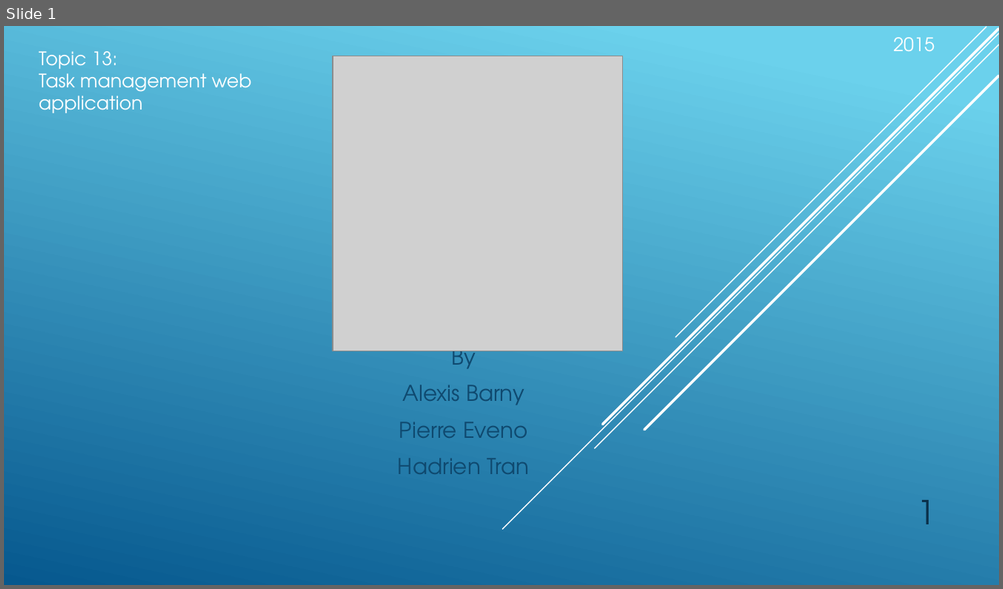
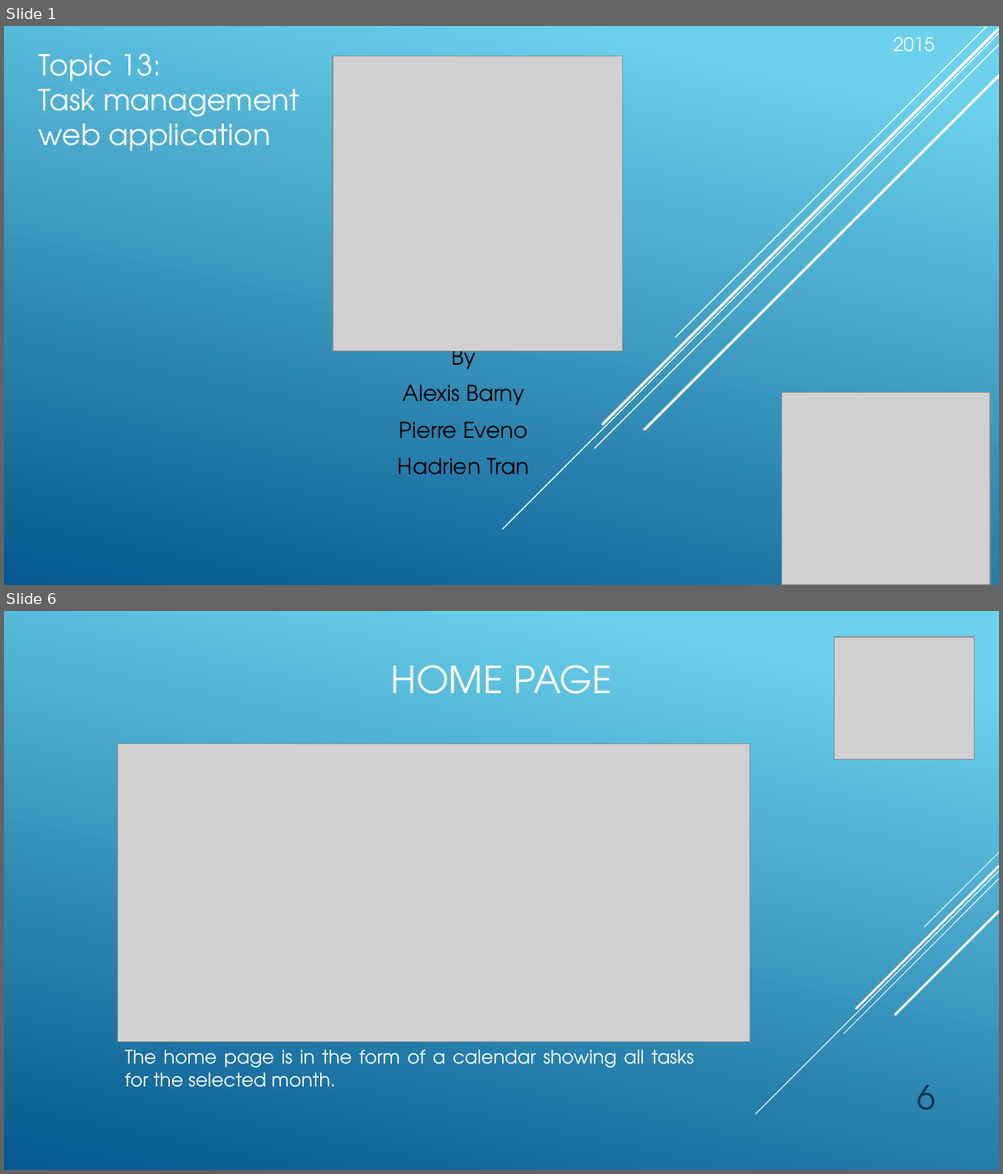
Before and after one commit to abarny/PTDawinSujet13, a slide deck: TeamShare.pptx. Shown one above the other, each under a label of ours: slide 1 before the commit, slides 1 and 6 after it; the slides between them are not shown. The pictures are 1003x589 and 1003x1174 pixels, drawn with LibreOffice and Linux fonts; fonts in the diff are those of the drawing; grey boxes stand for pictures. Boxes give left, top, right and bottom in pixels: in the first picture for what was removed or moved away, otherwise in the second. Text is boxed around its words. In the diff, an @@ line names an element or a change of style, - is before the commit and + after.

```diff
--- a/TeamShare.pptx
+++ b/TeamShare.pptx
@@ slide 6 added at (4, 611, 999, 1170), background gradient #6ED2EB to #06588E @@
@@ picture added at (834, 637, 974, 760) @@
@@ title added at (391, 665, 612, 694), 36 pt, text #FFFFFF @@
+HOME PAGE
@@ picture added at (117, 744, 749, 1042) @@
@@ group added at (755, 853, 999, 1115): 5 lines @@
@@ text added at (125, 1050, 694, 1088), 18 pt, text #FFFFFF @@
+The home page is in the form of a calendar showing all tasks for the selected month.
@@ page number added at (916, 1085, 935, 1111), 32 pt, text #0A304A @@
+6
@@ slide 1 changed as well @@
@@ text "Topic 13:" at (39, 53, 299, 151): size 18 to 28 pt @@
@@ subtitle "By" at (398, 343, 529, 475): text colour #0F496F to #000000 @@
@@ picture added at (782, 393, 990, 585) @@
@@ page number removed at (916, 500, 935, 525) @@
-1
```
Also in this commit, not shown: 3 other slides changed, 12 other slides added, 12 slides removed.
